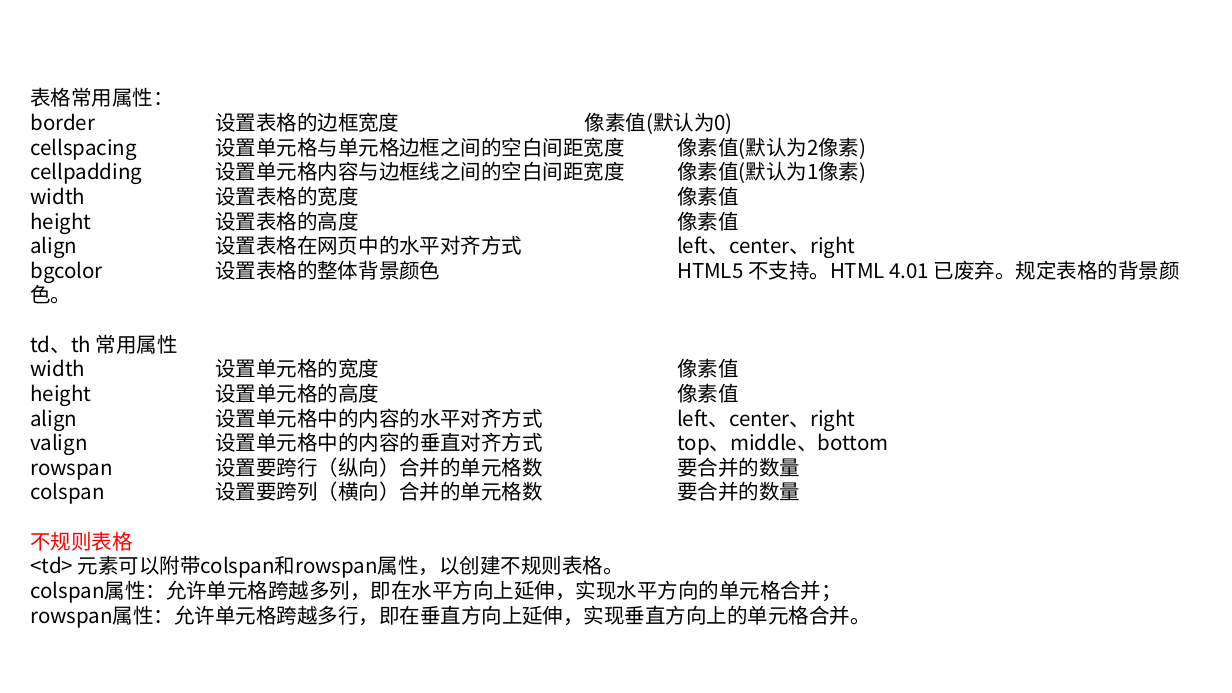
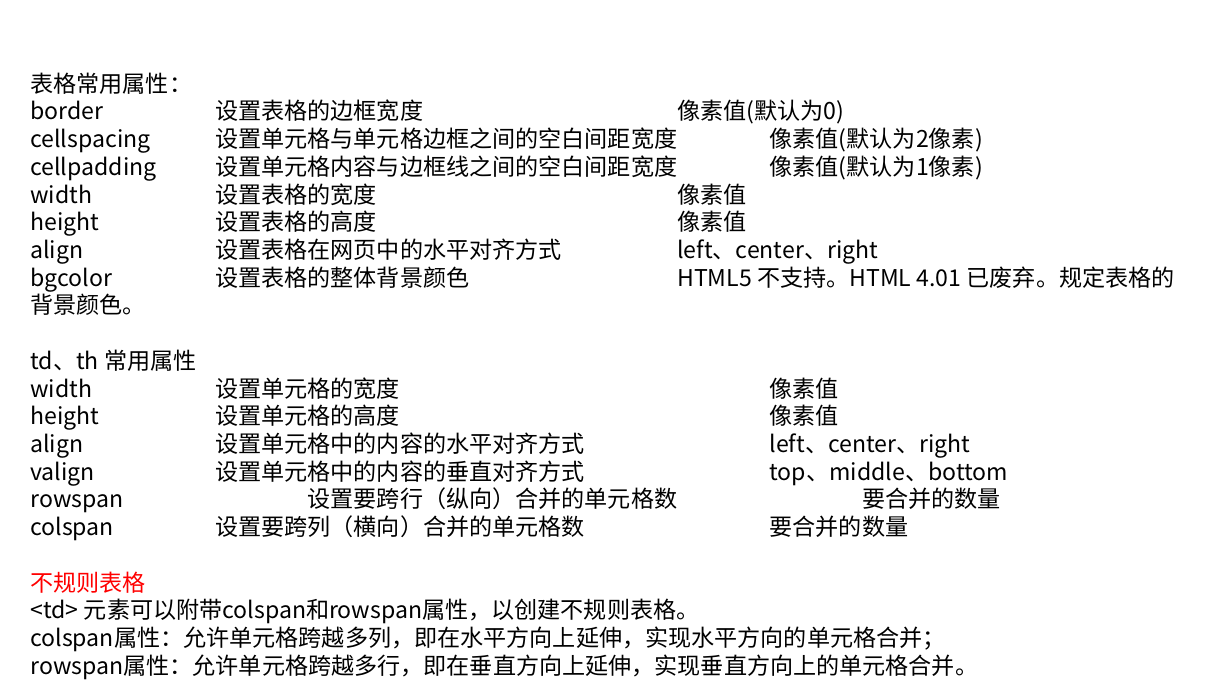
Before and after one commit to linkknown/PPT, a slide deck: slide 14 of 前端PPT/html 简介.pptx (slide 11 before the commit). Drawn at 1232x693 pixels with LibreOffice and Linux fonts; fonts in the diff are those of the drawing; background and template pictures are left out. Boxes give left, top, right and bottom in pixels: in the first picture for what was removed or moved away, otherwise in the second. Text is boxed around its words. In the diff, an @@ line names an element or a change of style, - is before the commit and + after.

```diff
--- a/前端PPT/html 简介.pptx
+++ b/前端PPT/html 简介.pptx
@@ text "表格常用属性：": place and size @@
-text "表格常用属性：" at <box>30,87,1180,628</box>
+text "表格常用属性：" at <box>30,72,1175,679</box>
@@ text "表格常用属性：" at <box>30,72,1175,679</box>: size 16 to 18 pt @@
```
Also in this commit, not shown: 31 other slides changed, 3 slides added.
